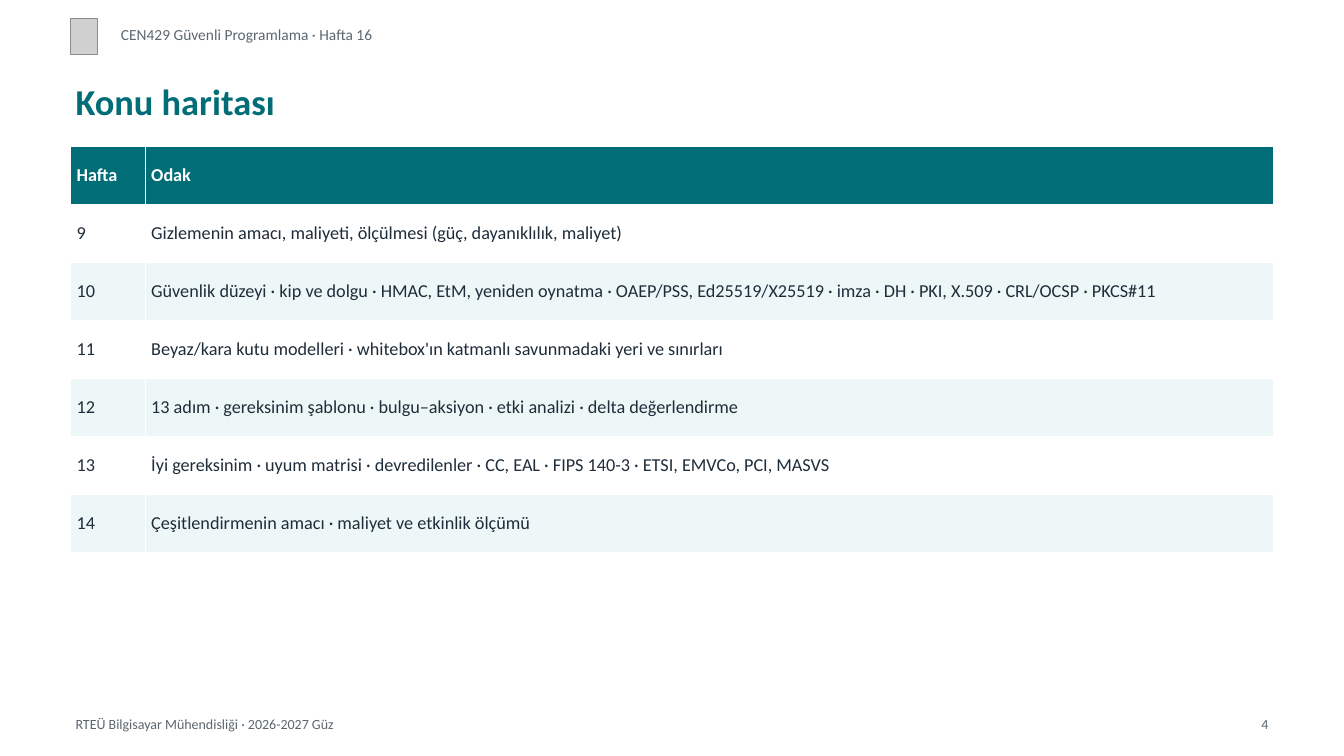
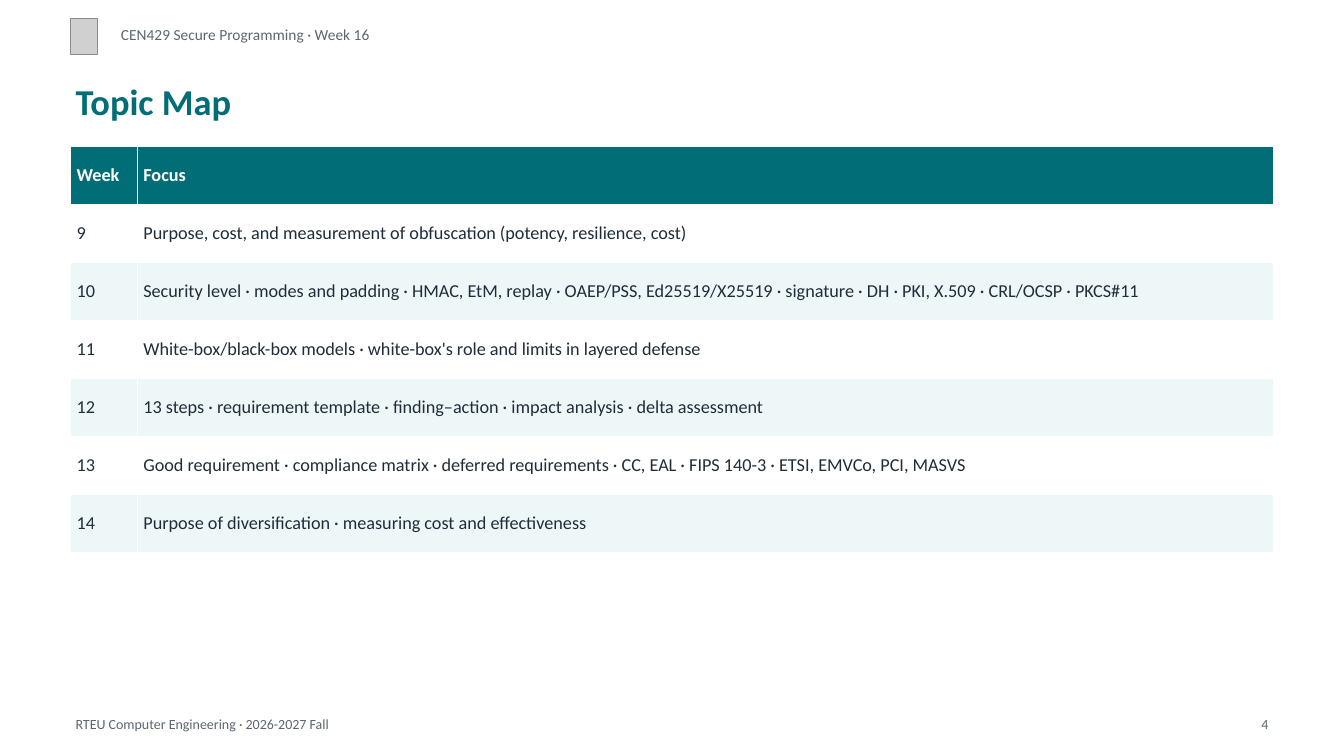
Before and after one commit to ucoruh/cen429-secure-programming, a slide deck: slide 4 of docs/week-16/cen429-week-16-sunum.en.pptx. Drawn at 1344x756 pixels with LibreOffice and Linux fonts; fonts in the diff are those of the drawing; grey boxes stand for pictures. Boxes give left, top, right and bottom in pixels: in the first picture for what was removed or moved away, otherwise in the second. Text is boxed around its words. In the diff, an @@ line names an element or a change of style, - is before the commit and + after.

Commit message:
EN: H1, H2, H4, H5, H6 notları ve ilk İngilizce deste; derleyiciye EN sunum desteği
Çeviriler (TR -> EN satır): H1 2677->2757 · H2 2456->2578 · H4 2276->2350
· H5 1968->2042 · H6 1814->1847. Her birinde başlık, görsel, kod bloğu,
soru, kutu ve sekmeli blok sayıları Türkçesiyle birebir; görsel yolları
değişmedi, iç bağlantı çapaları İngilizce başlıklara göre yeniden
üretilip çözüldükleri doğrulandı.

**Derleyici eksiği giderildi:** build_outputs.py İngilizce sunum
kaynağını hiç desteklemiyordu; Türkçe HTML'i kopyalayıp İngilizce adıyla
kaydediyordu. Artık `slides/week-N/cen429-week-N.en.md` varsa sunum HTML,
PDF ve PPTX o kaynaktan üretiliyor; yoksa eski davranış (kopyalama)
sürüyor. İlk İngilizce deste (H16, 31 slayt) bu yolla derlenip doğrulandı.

Ayrıca H2'de iki yanlış çapraz atıf düzeltildi: olmayan "Demo 16" ->
"Demo 05" (iki yer) ve "bölüm 8 ile birlikte" -> "bölüm 11 ile birlikte".
Görsellerin çevresine eksik kalan boş satırlar 8 dosyada tamamlandı.

```diff
--- a/docs/week-16/cen429-week-16-sunum.en.pptx
+++ b/docs/week-16/cen429-week-16-sunum.en.pptx
@@ text at <box>121,29,370,43</box>: text changed @@
-CEN429 Güvenli Programlama · Hafta 16
+CEN429 Secure Programming · Week 16
@@ text at <box>76,89,231,121</box>: text changed @@
-Konu haritası
+Topic Map
@@ table at <box>71,146,1273,553</box> @@
-row 1, column 1: Hafta
+row 1, column 1: Week
-row 1, column 2: Odak
+row 1, column 2: Focus
-row 2, column 2: Gizlemenin amacı, maliyeti, ölçülmesi (güç, dayanıklılık, maliyet)
+row 2, column 2: Purpose, cost, and measurement of obfuscation (potency, resilience, cost)
-row 3, column 2: Güvenlik düzeyi · kip ve dolgu · HMAC, EtM, yeniden oynatma · OAEP/PSS, Ed25519/X25519 · imza · DH · PKI, X.509 · CRL/OCSP · PKCS#11
+row 3, column 2: Security level · modes and padding · HMAC, EtM, replay · OAEP/PSS, Ed25519/X25519 · signature · DH · PKI, X.509 · CRL/OCSP · PKCS#11
-row 4, column 2: Beyaz/kara kutu modelleri · whitebox'ın katmanlı savunmadaki yeri ve sınırları
+row 4, column 2: White-box/black-box models · white-box's role and limits in layered defense
-row 5, column 2: 13 adım · gereksinim şablonu · bulgu–aksiyon · etki analizi · delta değerlendirme
+row 5, column 2: 13 steps · requirement template · finding–action · impact analysis · delta assessment
-row 6, column 2: İyi gereksinim · uyum matrisi · devredilenler · CC, EAL · FIPS 140-3 · ETSI, EMVCo, PCI, MASVS
+row 6, column 2: Good requirement · compliance matrix · deferred requirements · CC, EAL · FIPS 140-3 · ETSI, EMVCo, PCI, MASVS
-row 7, column 2: Çeşitlendirmenin amacı · maliyet ve etkinlik ölçümü
+row 7, column 2: Purpose of diversification · measuring cost and effectiveness
@@ text at <box>76,719,329,732</box>: text changed @@
-RTEÜ Bilgisayar Mühendisliği · 2026-2027 Güz
+RTEU Computer Engineering · 2026-2027 Fall
```
Also in this commit, not shown: 19 other slides changed, 11 slides added, 11 slides removed, 15 other files.
